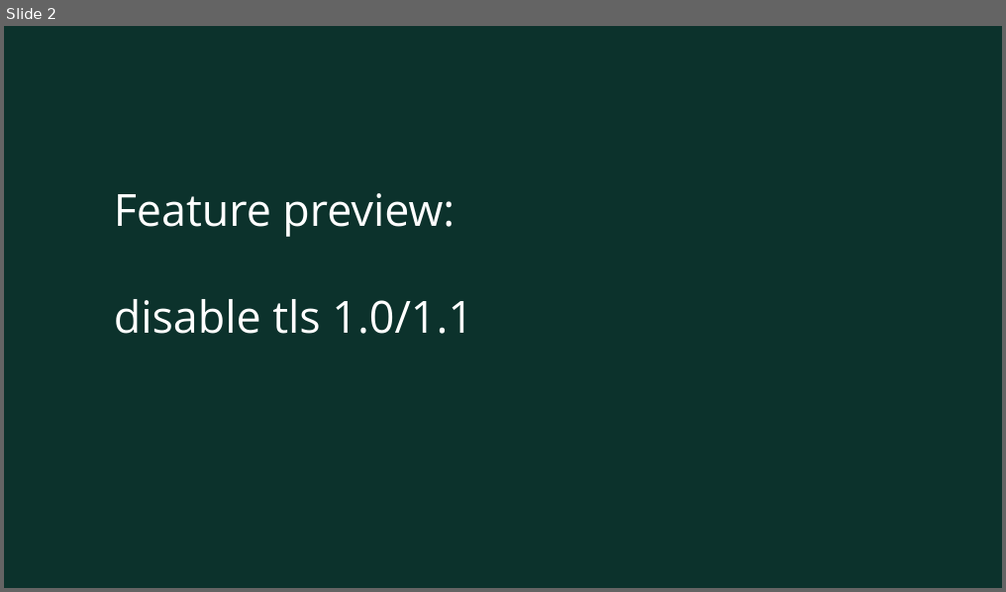
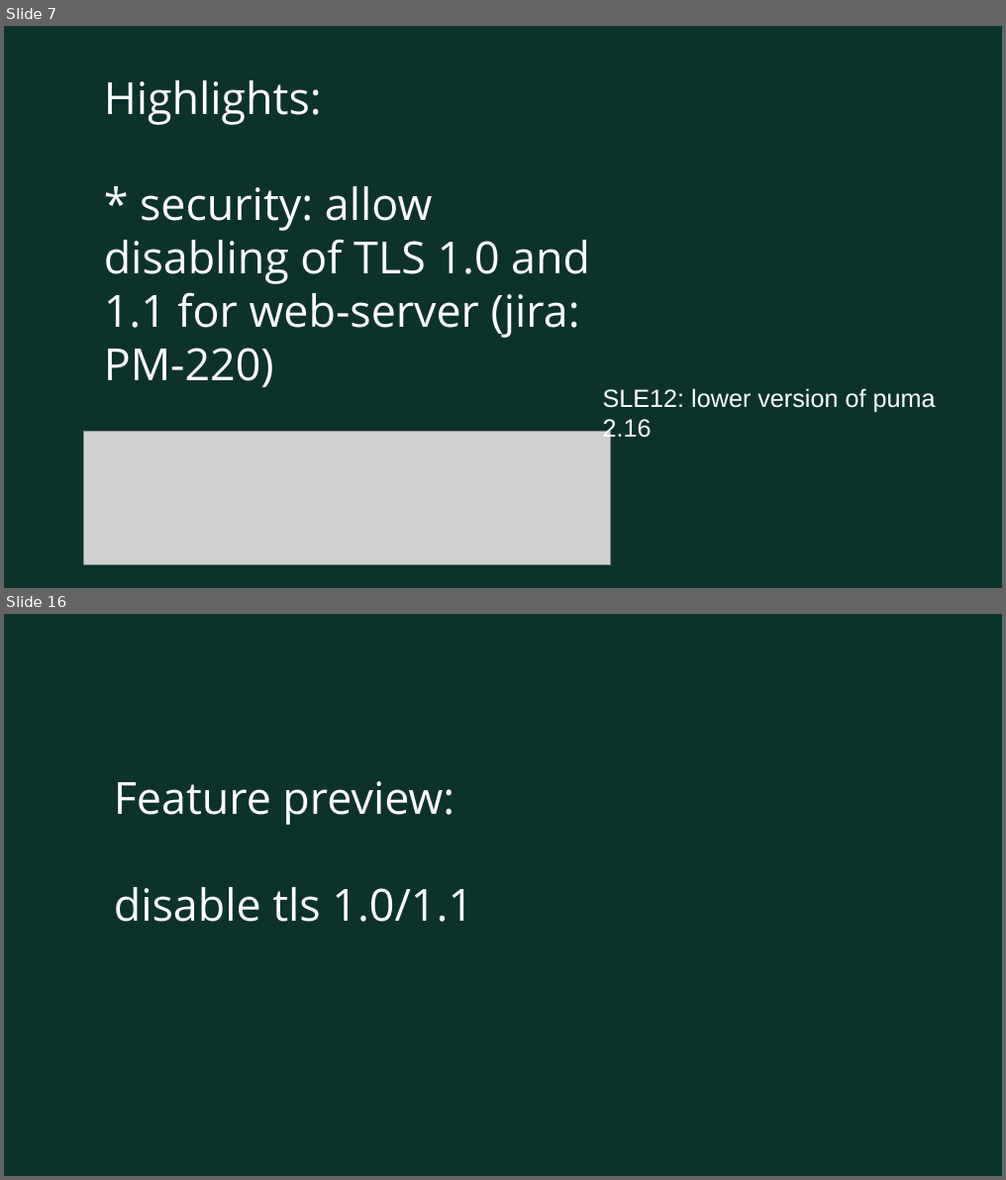
Before and after one commit to MalloZup/work-presentations, a slide deck: hawk-status.odp. Shown one above the other, each under a label of ours: slide 2 before the commit, slides 7 and 16 after it; the slides between them are not shown. The pictures are 1006x592 and 1006x1180 pixels, drawn with LibreOffice and Linux fonts; fonts in the diff are those of the drawing; grey boxes stand for pictures; background and template pictures are left out. Boxes give left, top, right and bottom in pixels: in the first picture for what was removed or moved away, otherwise in the second. Text is boxed around its words. In the diff, an @@ line names an element or a change of style, - is before the commit and + after.

```diff
--- a/hawk-status.odp
+++ b/hawk-status.odp
@@ slide 7 added at [4, 26, 1002, 588], background #0C322C @@
@@ title added at [104, 80, 590, 387], 32 pt, text #FFFFFF @@
+Highlights:
+* security: allow disabling of TLS 1.0 and 1.1 for web-server (jira: PM-220)
@@ text added at [603, 388, 936, 443], 18 pt, text #FFFFFF @@
+SLE12: lower version of puma 2.16
@@ picture added at [84, 431, 611, 565] @@
@@ what was slide 2 is now slide 16 @@
```
Also in this commit, not shown: 7 slides changed, 13 other slides added, 2 slides removed, 3 other files.
